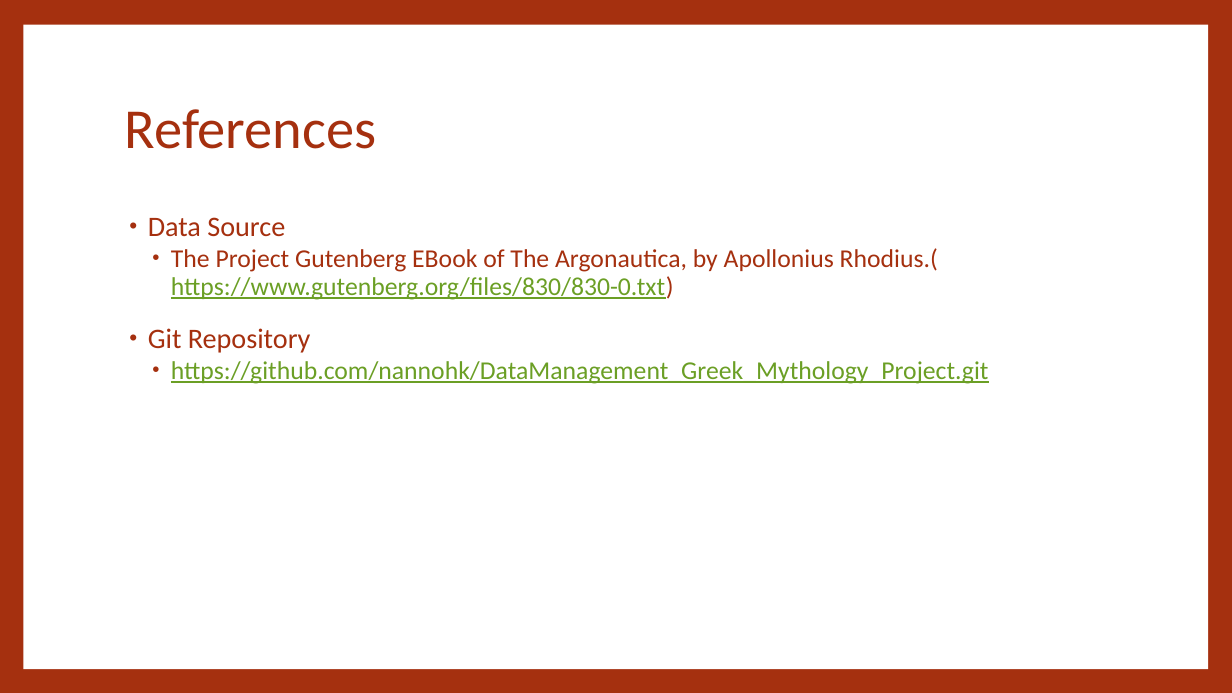
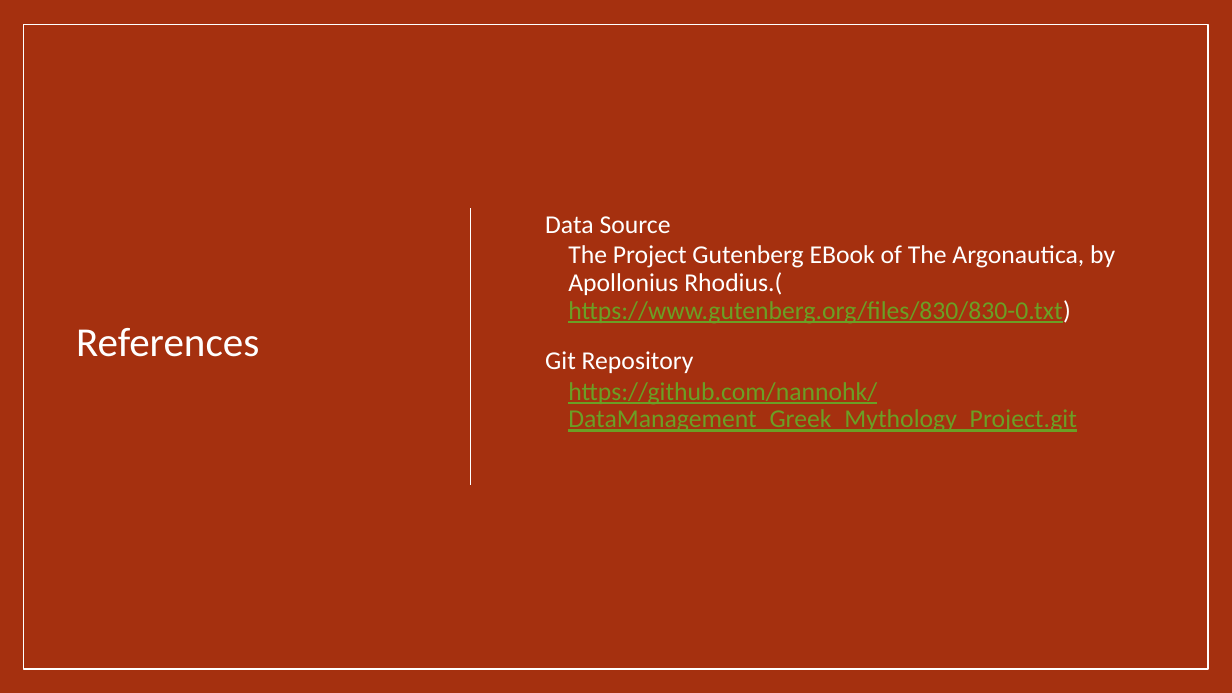
Before and after one commit to nannohk/DataManagement_Greek_Mythology_Project, a slide deck: slide 9 of GreekMythology_Presentation.pptx (slide 7 before the commit). Drawn at 1232x693 pixels with LibreOffice and Linux fonts; fonts in the diff are those of the drawing. Boxes give left, top, right and bottom in pixels: in the first picture for what was removed or moved away, otherwise in the second. Text is boxed around its words. In the diff, an @@ line names an element or a change of style, - is before the commit and + after.

```diff
--- a/GreekMythology_Presentation.pptx
+++ b/GreekMythology_Presentation.pptx
@@ background #A5300F to #000000 @@
@@ rectangle added at <box>0,0,1232,693</box>, fill #A5300F @@
@@ rectangle removed at <box>23,25,1208,669</box> @@
@@ rectangle added at <box>23,25,1208,669</box>, outline #FFFFFF 1 pt @@
@@ title "References": place and size @@
-title "References" at <box>125,109,377,149</box>
+title "References" at <box>76,328,259,357</box>
@@ title "References" at <box>76,328,259,357</box>: size 44 to 32 pt, text colour #A5300F to #FFFFFF @@
@@ text "Data Source": place and size @@
-text "Data Source" at <box>148,217,989,384</box>
+text "Data Source" at <box>545,216,1115,432</box>
@@ text "Data Source" at <box>545,216,1115,432</box>: vertical alignment top to middle @@
@@ line added from (470, 485) to (470, 208), #FFFFFF 1 pt @@
@@ text at <box>545,216,1115,373</box>: size 22 to 20 pt in "Data Source", "Git Repository"; text colour #A5300F to #FFFFFF in "Data Source", "The Project Gutenberg EBook of The Argonautica, ...", "Git Repository" @@
```
Also in this commit, not shown: 4 other slides changed, 3 slides added, 1 slide removed, 2 other files.
